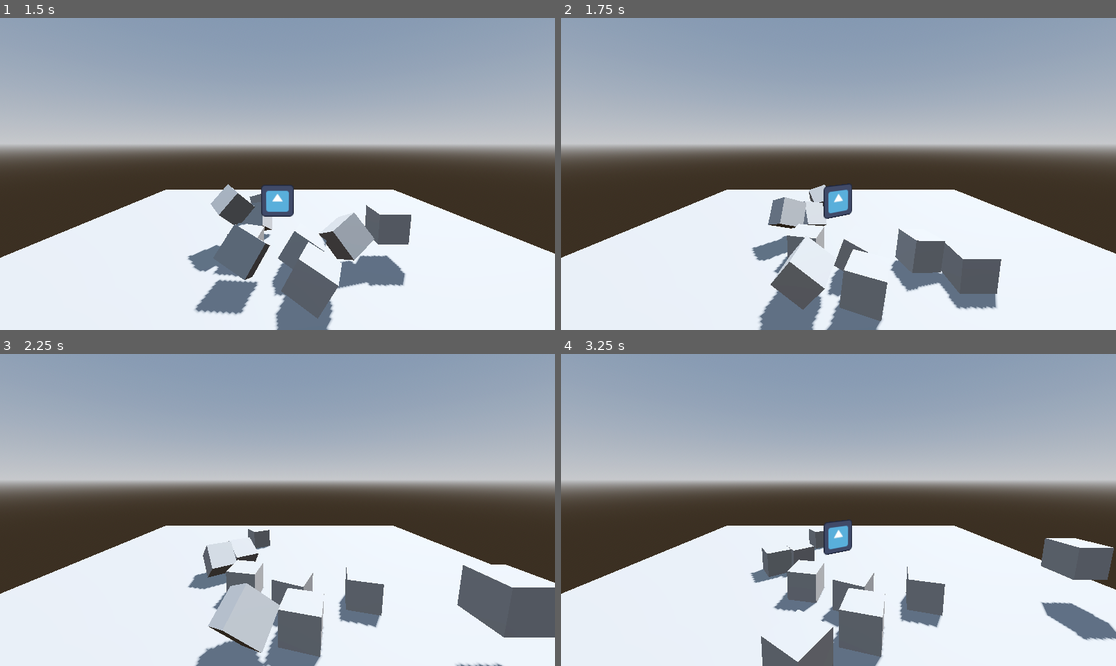
Above: before the commit, frames 1-4 (two rows, left to right).
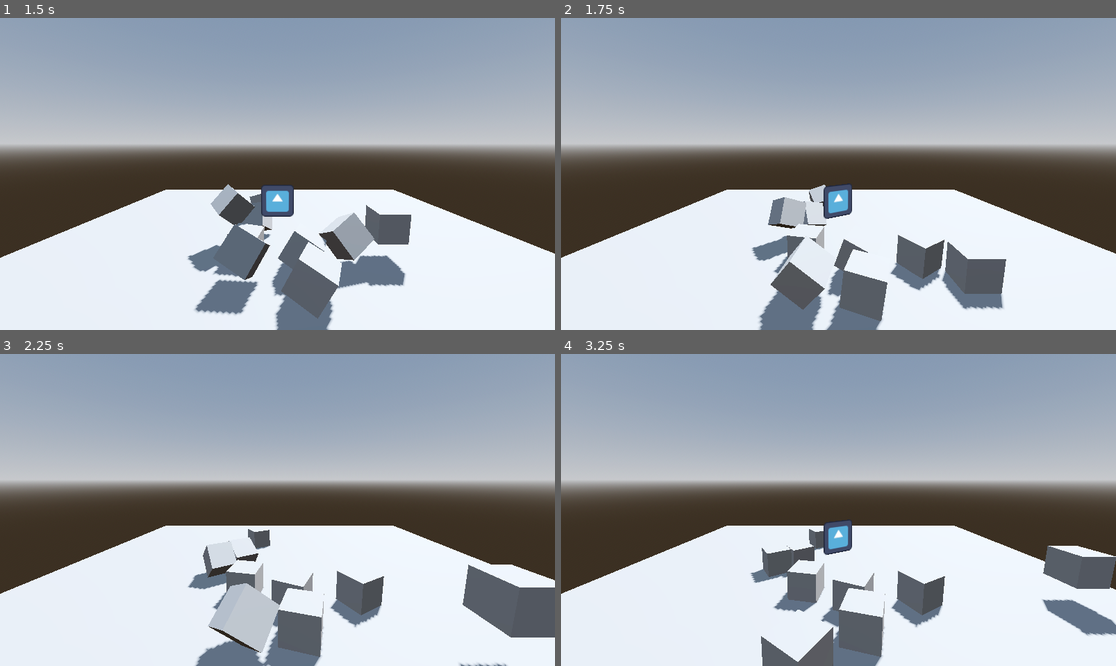
Above: after the commit, the same moments.

Repository: EricXu1728/Godot4SourceEngineMovement
Game: Godot game, scene res://level.tscn
The game is run twice, just before and just after one commit, with the same random seed, the same clock (stepped at 60 frames per second) and the same inputs. The project has no main scene, so this scene is started directly. The engine's default icon, where the game draws it, is replaced by a stand-in: a white triangle on a blue panel in a dark square.
Inputs (mouse positions are in pixels of both pictures, inside the frame that each line leads up to):
- Up to frame 1 (1.5 s): tap Enter (ui_accept) at 0.5, 0.6 s; move the mouse to (399, 158) at 0.52 s; press the mouse at (399, 158) at 0.53 s; hold Right (ui_right) 0.53-1.28 s; tap Space (jump, bound only after the commit) at 0.77, 1.07 s; move the mouse to (166, 189) at 1.27 s; release the mouse at (166, 189) at 1.28 s; hold Down (ui_down) from 1.28 s (still down); click (166, 189) at 1.35 s
- Up to frame 2 (1.75 s): keep holding Down (ui_down); tap Space (jump, bound only after the commit) at 1.52, 1.55 s
- Up to frame 3 (2.25 s): tap Space (jump, bound only after the commit) at 1.82, 2.1 s; move the mouse to (333, 441) at 2.02 s; release Down (ui_down) at 2.03 s; hold Right (ui_right) from 2.03 s (still down)
- Up to frame 4 (3.25 s): tap Enter (ui_accept) at 2.3, 2.85 s; move the mouse to (810, 572) at 2.77 s; release Right (ui_right) at 2.78 s; hold Up (ui_up) from 2.78 s (still down); tap Space (jump, bound only after the commit) at 3.02 s; click (810, 572) at 3.05 s

Frame 1 is identical in both runs. In frame 2, 0.8% of the frame differs, in the area x 59-81%, y 67-94%; in frame 3, 0.9%; in frame 4, 1.9%, in the area x 59-100%, y 59-92%.

Commit message:
Add controls for window
Can now escape to see mouse and click hides mouse

Diff:
--- /dev/null
+++ b/WindowController.gd
@@ -0,0 +1,19 @@
+extends Node3D
+
+
+# Called when the node enters the scene tree for the first time.
+func _ready():
+	pass # Replace with function body.
+
+
+# Called every frame. 'delta' is the elapsed time since the previous frame.
+func _process(delta):
+	pass
+
+func _input(event):
+	if event.is_action_pressed("ui_cancel"):
+		Input.set_mouse_mode(Input.MOUSE_MODE_VISIBLE)
+
+	if event.is_action_pressed("click"):
+		if Input.get_mouse_mode() == Input.MOUSE_MODE_VISIBLE:
+			Input.set_mouse_mode(Input.MOUSE_MODE_CAPTURED)
--- a/level.tscn
+++ b/level.tscn
@@ -1,9 +1,10 @@
-[gd_scene load_steps=10 format=3 uid="uid://snx4qbqgrkux"]
+[gd_scene load_steps=11 format=3 uid="uid://snx4qbqgrkux"]
 
 [ext_resource type="PackedScene" uid="uid://c1gjwwxrr0uc5" path="res://PhysicsBlock.tscn" id="1_dahai"]
 [ext_resource type="PackedScene" uid="uid://xv6wrbcw6n47" path="res://player.tscn" id="2_8wevy"]
 [ext_resource type="Texture2D" uid="uid://da72e4jxersy2" path="res://icon.svg" id="3_t56jt"]
 [ext_resource type="Script" path="res://Sprite3D.gd" id="4_s2re1"]
+[ext_resource type="PackedScene" uid="uid://2p2df66l6ixn" path="res://world_setup.tscn" id="5_qm8ay"]
 
 [sub_resource type="ProceduralSkyMaterial" id="ProceduralSkyMaterial_jym6u"]
 sky_horizon_color = Color(0.64625, 0.65575, 0.67075, 1)
@@ -81,3 +82,5 @@
 transform = Transform3D(1, 0, 0, 0, 1, 0, 0, 0, 1, 0, 1.2607, 0)
 texture = ExtResource("3_t56jt")
 script = ExtResource("4_s2re1")
+
+[node name="WorldSetup" parent="." instance=ExtResource("5_qm8ay")]
--- a/player.gd
+++ b/player.gd
@@ -8,18 +8,18 @@
 var gravity = ProjectSettings.get_setting("physics/3d/default_gravity")
 
 
-func _physics_process(delta):
+func _process(delta):
 	# Add the gravity.
 	if not is_on_floor():
 		velocity.y -= gravity * delta
 
 	# Handle Jump.
-	if Input.is_action_just_pressed("ui_accept") and is_on_floor():
+	if Input.is_action_just_pressed("jump") and is_on_floor():
 		velocity.y = JUMP_VELOCITY
 
 	# Get the input direction and handle the movement/deceleration.
 	# As good practice, you should replace UI actions with custom gameplay actions.
-	var input_dir = Input.get_vector("ui_left", "ui_right", "ui_up", "ui_down")
+	var input_dir = Input.get_vector("move_left", "move_right", "move_forward", "move_back")
 	var direction = (transform.basis * Vector3(input_dir.x, 0, input_dir.y)).normalized()
 	if direction:
 		velocity.x = direction.x * SPEED
--- a/project.godot
+++ b/project.godot
@@ -13,3 +13,40 @@
 config/name="Tutorial"
 config/features=PackedStringArray("4.0", "Forward Plus")
 config/icon="res://icon.svg"
+
+[input]
+
+click={
+"deadzone": 0.5,
+"events": [null, Object(InputEventMouseButton,"resource_local_to_scene":false,"resource_name":"","device":-1,"window_id":0,"alt_pressed":false,"shift_pressed":false,"ctrl_pressed":false,"meta_pressed":false,"button_mask":1,"position":Vector2(652, 12),"global_position":Vector2(660, 96),"factor":1.0,"button_index":1,"pressed":true,"double_click":false,"script":null)
+]
+}
+move_forward={
+"deadzone": 0.5,
+"events": [Object(InputEventKey,"resource_local_to_scene":false,"resource_name":"","device":-1,"window_id":0,"alt_pressed":false,"shift_pressed":false,"ctrl_pressed":false,"meta_pressed":false,"pressed":false,"keycode":0,"physical_keycode":87,"key_label":0,"unicode":119,"echo":false,"script":null)
+, Object(InputEventKey,"resource_local_to_scene":false,"resource_name":"","device":-1,"window_id":0,"alt_pressed":false,"shift_pressed":false,"ctrl_pressed":false,"meta_pressed":false,"pressed":false,"keycode":0,"physical_keycode":4194320,"key_label":0,"unicode":0,"echo":false,"script":null)
+]
+}
+move_left={
+"deadzone": 0.5,
+"events": [Object(InputEventKey,"resource_local_to_scene":false,"resource_name":"","device":-1,"window_id":0,"alt_pressed":false,"shift_pressed":false,"ctrl_pressed":false,"meta_pressed":false,"pressed":false,"keycode":0,"physical_keycode":65,"key_label":0,"unicode":97,"echo":false,"script":null)
+, Object(InputEventKey,"resource_local_to_scene":false,"resource_name":"","device":-1,"window_id":0,"alt_pressed":false,"shift_pressed":false,"ctrl_pressed":false,"meta_pressed":false,"pressed":false,"keycode":0,"physical_keycode":4194319,"key_label":0,"unicode":0,"echo":false,"script":null)
+]
+}
+move_right={
+"deadzone": 0.5,
+"events": [Object(InputEventKey,"resource_local_to_scene":false,"resource_name":"","device":-1,"window_id":0,"alt_pressed":false,"shift_pressed":false,"ctrl_pressed":false,"meta_pressed":false,"pressed":false,"keycode":0,"physical_keycode":68,"key_label":0,"unicode":100,"echo":false,"script":null)
+, Object(InputEventKey,"resource_local_to_scene":false,"resource_name":"","device":-1,"window_id":0,"alt_pressed":false,"shift_pressed":false,"ctrl_pressed":false,"meta_pressed":false,"pressed":false,"keycode":0,"physical_keycode":4194321,"key_label":0,"unicode":0,"echo":false,"script":null)
+]
+}
+move_back={
+"deadzone": 0.5,
+"events": [Object(InputEventKey,"resource_local_to_scene":false,"resource_name":"","device":-1,"window_id":0,"alt_pressed":false,"shift_pressed":false,"ctrl_pressed":false,"meta_pressed":false,"pressed":false,"keycode":0,"physical_keycode":83,"key_label":0,"unicode":115,"echo":false,"script":null)
+, Object(InputEventKey,"resource_local_to_scene":false,"resource_name":"","device":-1,"window_id":0,"alt_pressed":false,"shift_pressed":false,"ctrl_pressed":false,"meta_pressed":false,"pressed":false,"keycode":0,"physical_keycode":4194322,"key_label":0,"unicode":0,"echo":false,"script":null)
+]
+}
+jump={
+"deadzone": 0.5,
+"events": [Object(InputEventKey,"resource_local_to_scene":false,"resource_name":"","device":-1,"window_id":0,"alt_pressed":false,"shift_pressed":false,"ctrl_pressed":false,"meta_pressed":false,"pressed":false,"keycode":0,"physical_keycode":32,"key_label":0,"unicode":32,"echo":false,"script":null)
+]
+}
--- /dev/null
+++ b/world_setup.tscn
@@ -0,0 +1,8 @@
+[gd_scene load_steps=2 format=3 uid="uid://2p2df66l6ixn"]
+
+[ext_resource type="Script" path="res://WindowController.gd" id="1_cfv3v"]
+
+[node name="WorldSetup" type="Node3D"]
+
+[node name="WindowController" type="Node3D" parent="."]
+script = ExtResource("1_cfv3v")
